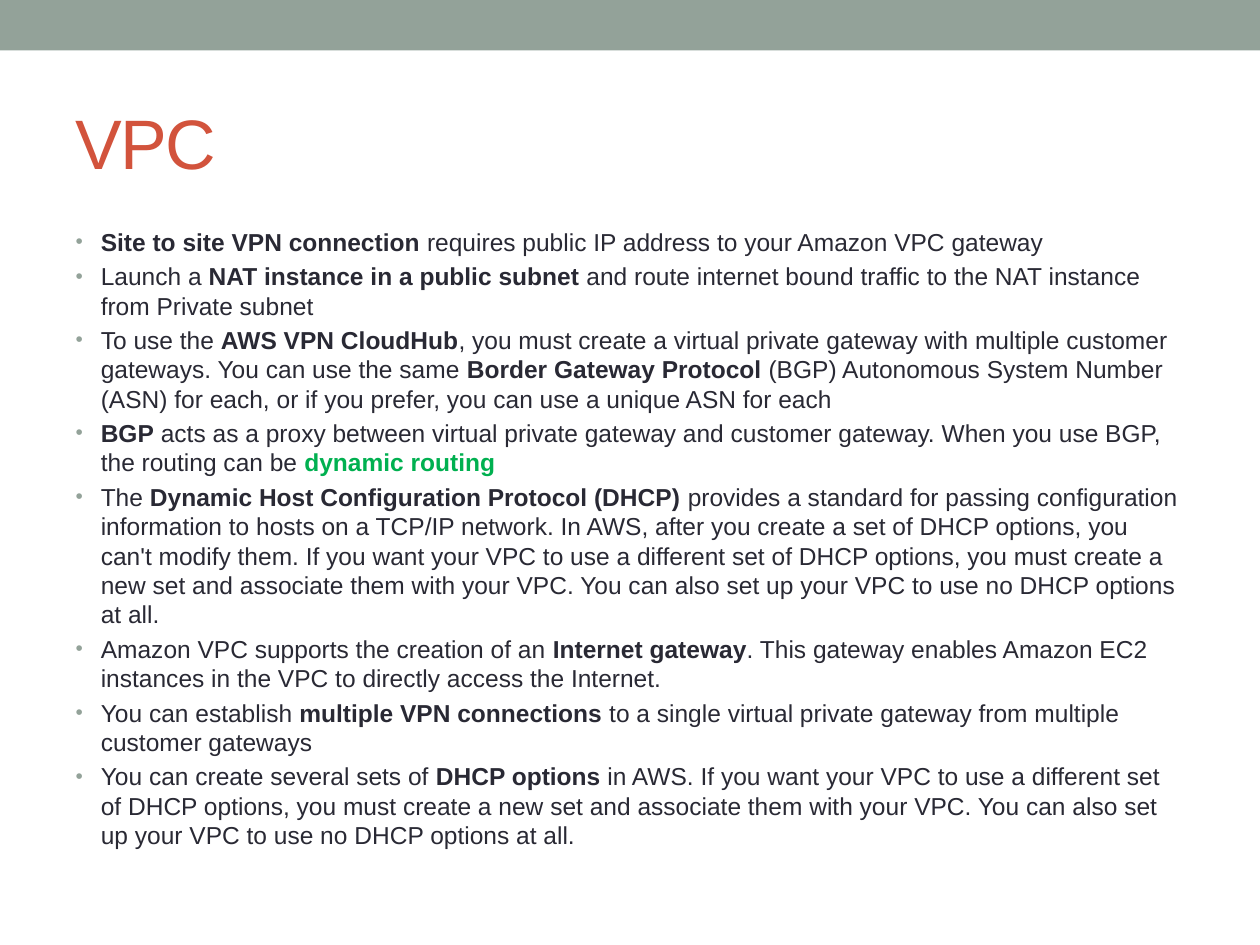
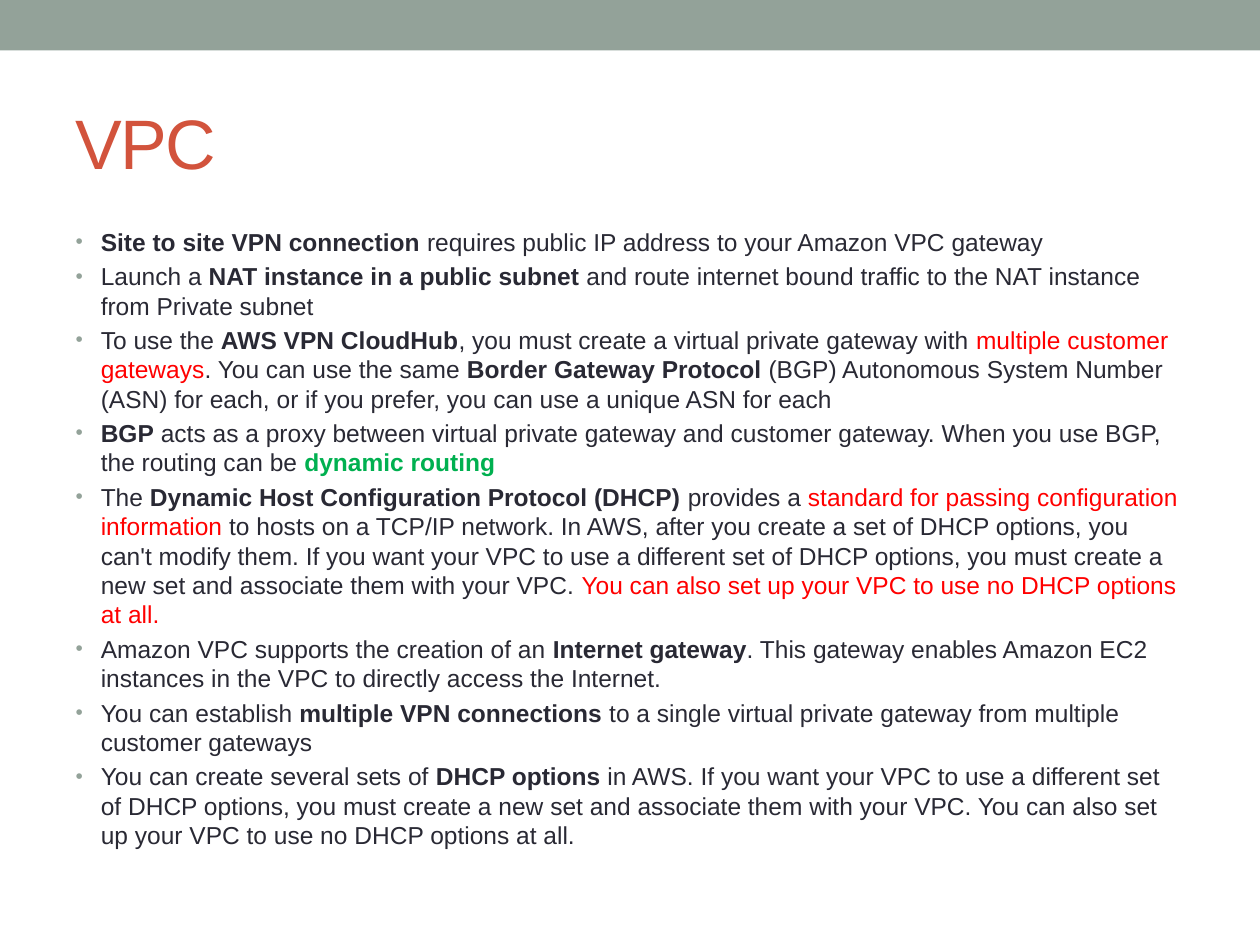
Before and after one commit to notionquest/ProjectDocumentation, a slide deck: slide 5 of AWS_Solution_Architect.pptx. Drawn at 1260x945 pixels with LibreOffice and Linux fonts; fonts in the diff are those of the drawing. Boxes give left, top, right and bottom in pixels: in the first picture for what was removed or moved away, otherwise in the second. Text is boxed around its words. In the diff, an @@ line names an element or a change of style, - is before the commit and + after.

```diff
--- a/AWS_Solution_Architect.pptx
+++ b/AWS_Solution_Architect.pptx
@@ text at box(101, 331, 1177, 624): text colour #292934 to #FF0000 in "multiple customer gateways.", "standard for passing configuration information You can ..." @@
```
Also in this commit, not shown: 3 other slides changed, 1 slide added.
